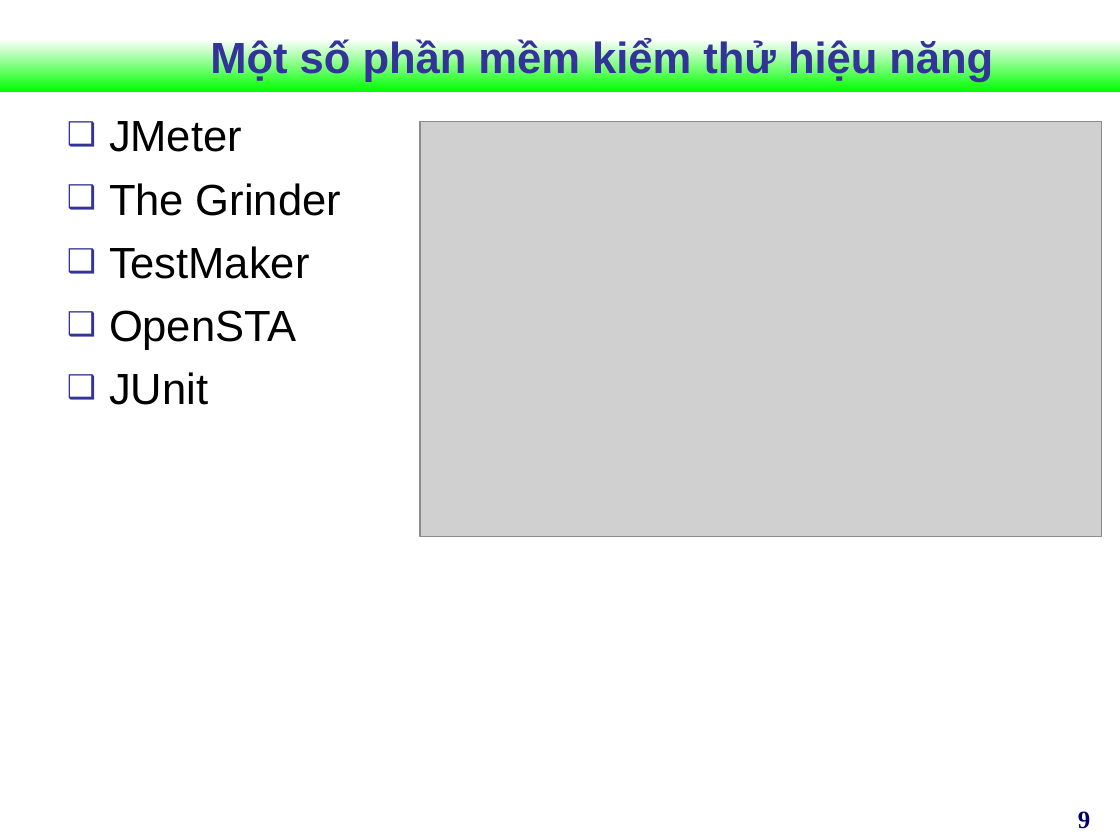
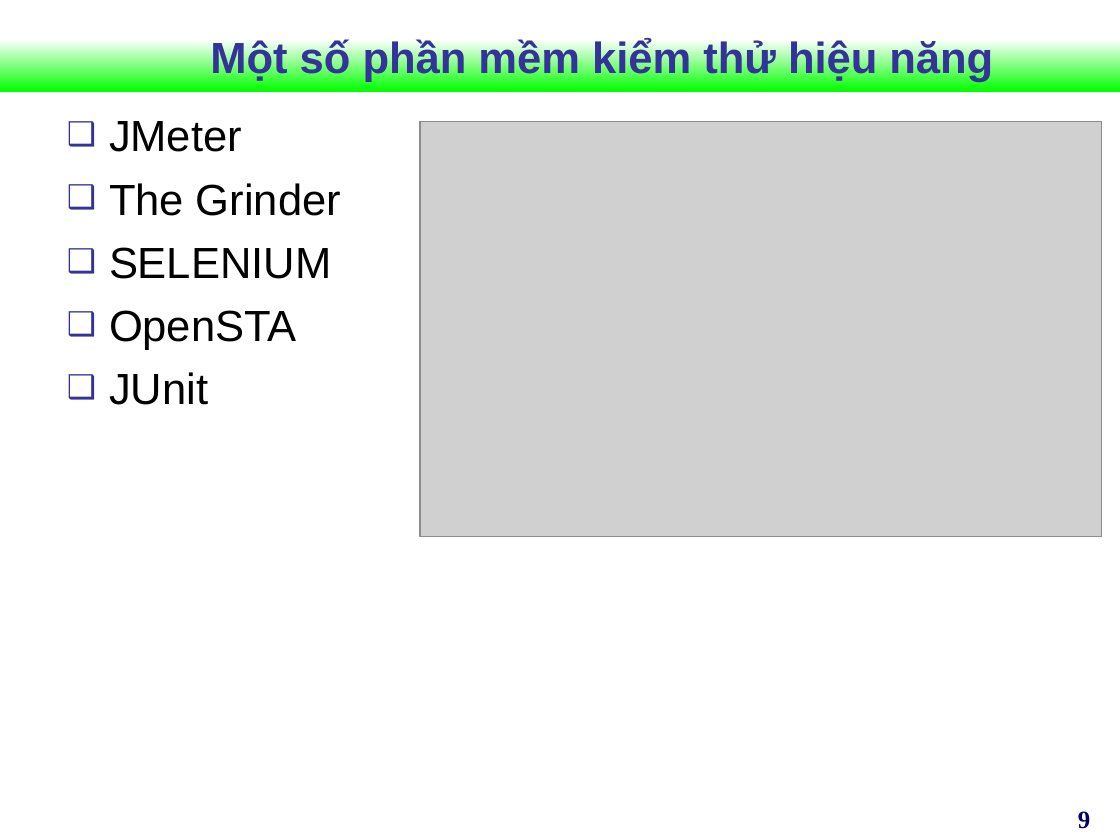
Before and after one commit to Vunb/luanvantotnghiephakhue, a slide deck: slide 9 of Document_luanvan/Slide_HKhue.ppt. Drawn at 1120x840 pixels with LibreOffice and Linux fonts; fonts in the diff are those of the drawing; grey boxes stand for pictures; background and template pictures are left out. Boxes give left, top, right and bottom in pixels: in the first picture for what was removed or moved away, otherwise in the second. Text is boxed around its words. In the diff, an @@ line names an element or a change of style, - is before the commit and + after.

```diff
--- a/Document_luanvan/Slide_HKhue.ppt
+++ b/Document_luanvan/Slide_HKhue.ppt
@@ text at [109, 247, 331, 279]: text changed @@
-❑ TestMaker
+❑ SELENIUM
```
Also in this commit, not shown: 3 other slides changed.
